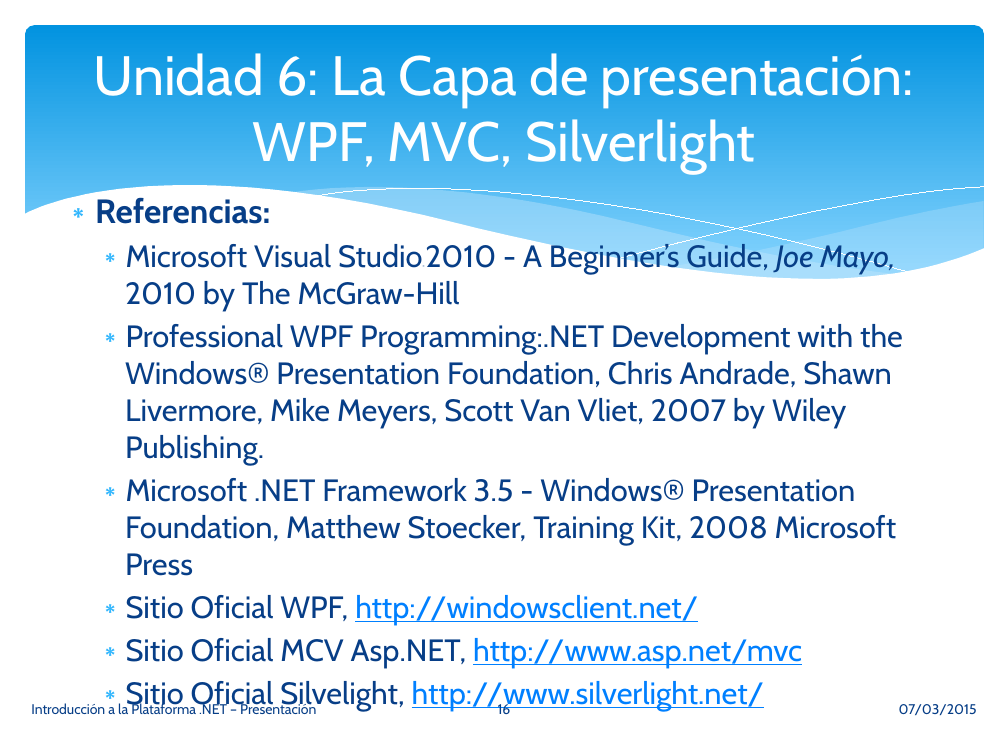
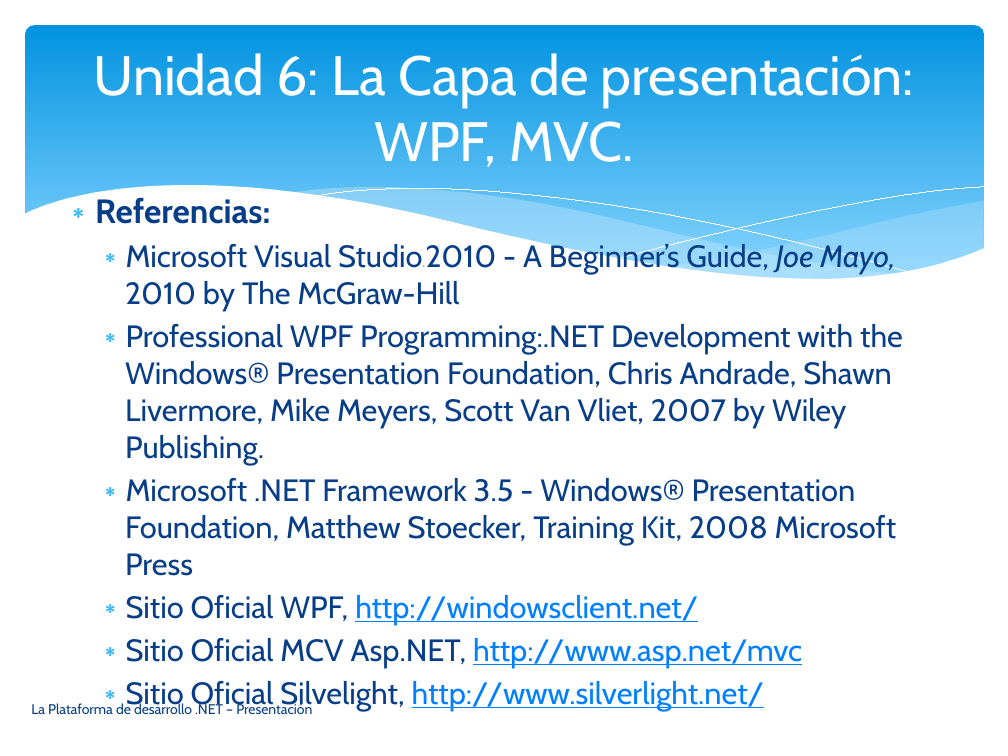
Before and after one commit to vvalotto/UADER-La-Plataforma-de-Desarrollo-.NET, a slide deck: slide 16 of Presentaciones/00. Presentacion - Introduccion a la Plataforma .NET.pptx. Drawn at 1008x756 pixels with LibreOffice and Linux fonts; fonts in the diff are those of the drawing. Boxes give left, top, right and bottom in pixels: in the first picture for what was removed or moved away, otherwise in the second. Text is boxed around its words. In the diff, an @@ line names an element or a change of style, - is before the commit and + after.

```diff
--- a/Presentaciones/00. Presentacion - Introduccion a la Plataforma .NET.pptx
+++ b/Presentaciones/00. Presentacion - Introduccion a la Plataforma .NET.pptx
@@ title at (x1=94, y1=53, x2=914, y2=167): text changed @@
-Unidad 6: La Capa de presentación: WPF, MVC, Silverlight
+Unidad 6: La Capa de presentación: WPF, MVC.
@@ text at (x1=31, y1=702, x2=312, y2=714): text changed @@
-Introducción a la Plataforma .NET – Presentación
+La Plataforma de desarrollo .NET – Presentación
@@ page number removed at (x1=498, y1=702, x2=511, y2=714) @@
-16
@@ text removed at (x1=899, y1=704, x2=977, y2=716) @@
-07/03/2015
```
Also in this commit, not shown: 25 other slides changed, 13 other files.
